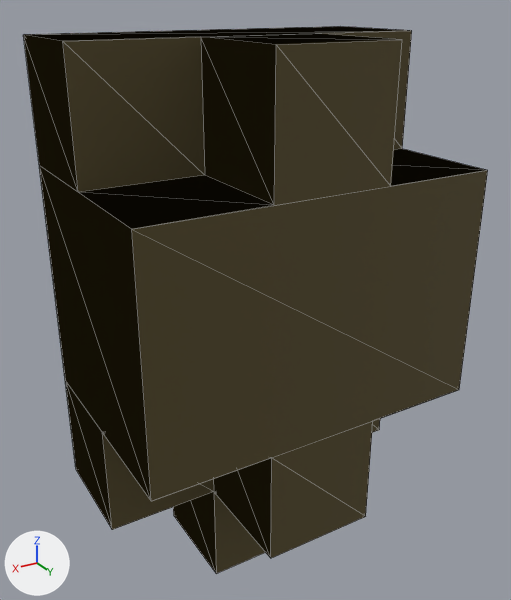
The glTF model sprite_to_3d/actor_assets/hero/base_hand_l.gltf as it was, and as the next commit left it.
Before and after are seen from a camera (50 mm lens) standing at (4.44, 3.83, 5.27) and looking at (1.47, -1.13, 2.79). Lighting does not change. The marker at lower left points along +X, +Y and +Z. The older version comes first. Mesh edges are drawn as thin lines. Vertices at exactly the same position are counted once.
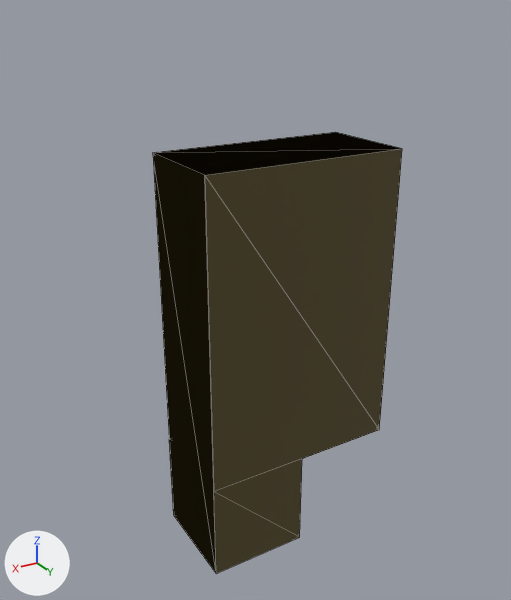
The newer file is also turned or shifted as a whole; pictures and numbers use the older file's frame.

Where the change shows, as pixel boxes (x1, y1, x2, y2) in the pictures (511 x 600 px):
'Mesh_0', reshaped (46% narrower, 19% shorter): before (23, 26, 488, 574); after (153, 132, 402, 574)
part 1 of me_mesh_0, cut back: before (23, 26, 488, 572); after (153, 132, 402, 572)

The change in detail:
me_mesh_0 is used by ob_mesh_0; location (0.0, 0.0, 0.0).
me_mesh_0 had 42 vertices, 64 faces and spanned x 0.0..3.0, y -2.0..0.0, z 0.0..5.0.
me_mesh_0 now has 14 vertices, 20 faces and spans x 0.0..2.0, y -2.0..-1.0, z 0.0..4.0.
Part 1, on me_mesh_0:
29 vertices are removed from x 0.0..3.0, y -2.0..0.0, z 1.0..5.0.
54 faces are deleted.
1 vertex is added at (2.0, -2.0, 4.0).
10 new faces join them.
